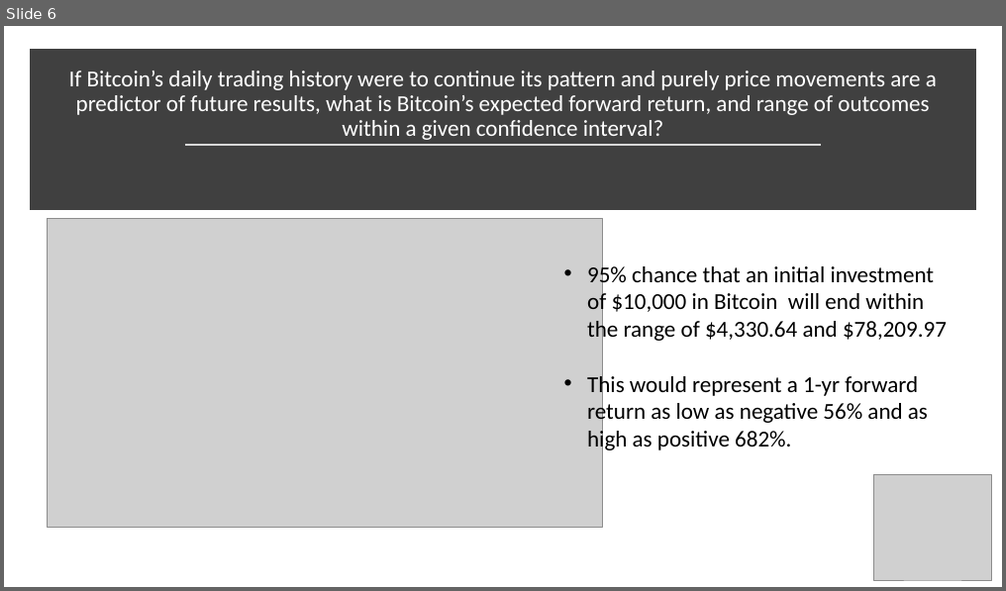
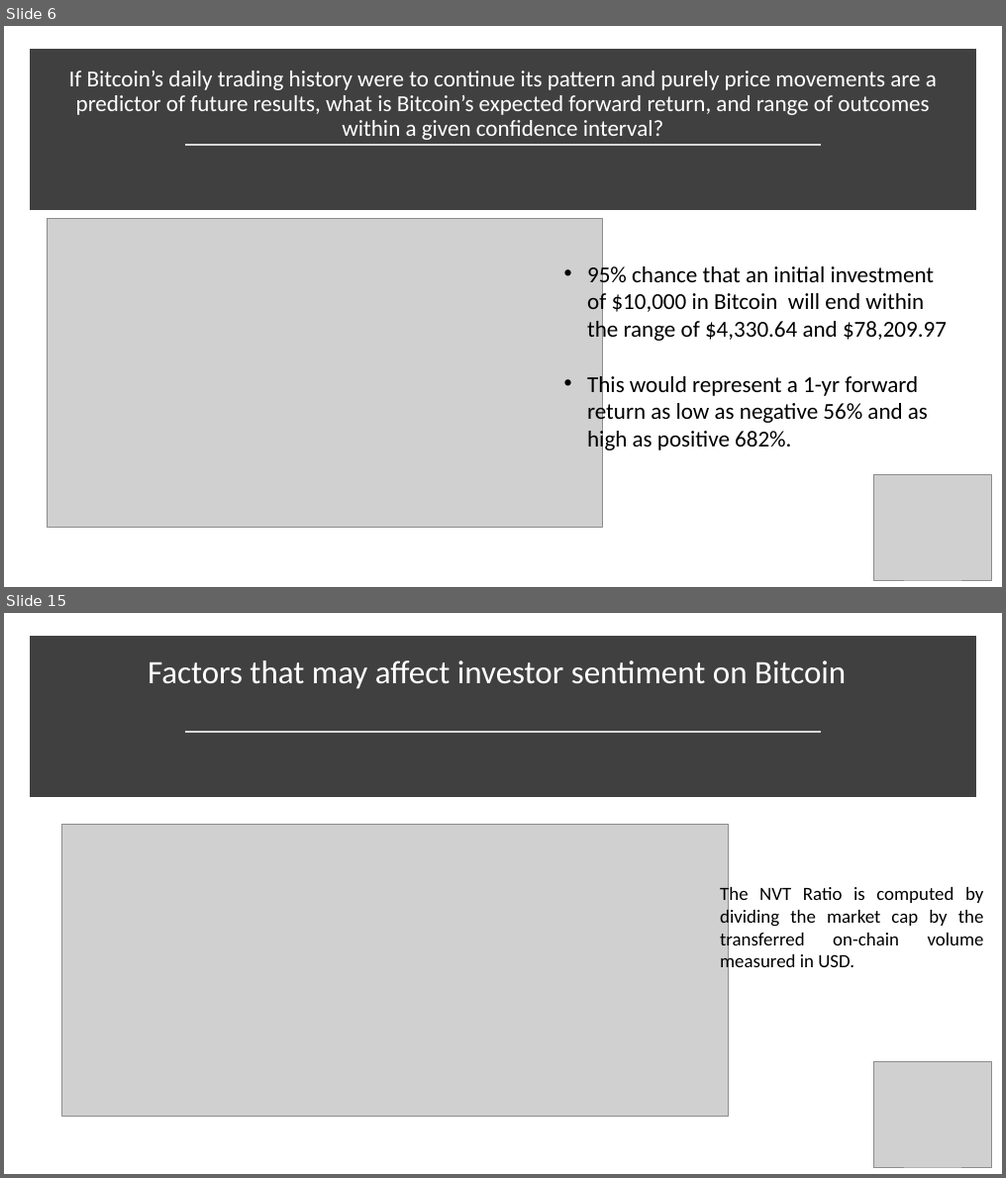
Before and after one commit to jennifermulroy/Bitcoin, a slide deck: Bitcoin_presentation.pptx. Shown one above the other, each under a label of ours: slide 6 before the commit, slides 6 and 15 after it; the slides between them are not shown. The pictures are 1006x591 and 1006x1178 pixels, drawn with LibreOffice and Linux fonts; fonts in the diff are those of the drawing; grey boxes stand for pictures. Boxes give left, top, right and bottom in pixels: in the first picture for what was removed or moved away, otherwise in the second. Text is boxed around its words. In the diff, an @@ line names an element or a change of style, - is before the commit and + after.

```diff
--- a/Bitcoin_presentation.pptx
+++ b/Bitcoin_presentation.pptx
@@ slide 15 added at (4, 613, 1002, 1174), background #FFFFFF @@
@@ rectangle added at (35, 642, 971, 792), fill #404040, outline #404040 10 pt @@
@@ title added at (148, 661, 846, 689), 31.5 pt, text #FFFFFF @@
+Factors that may affect investor sentiment on Bitcoin
@@ line added from (185, 731) to (822, 731), #D9D9D9 1.75 pt @@
@@ picture added at (62, 824, 729, 1117) @@
@@ text added at (720, 885, 984, 973), 18 pt, text #000000 @@
+The NVT Ratio is computed by dividing the market cap by the transferred on-chain volume measured in USD.
@@ picture added at (874, 1062, 991, 1167) @@
```
Also in this commit, not shown: 1 slide changed, 8 other slides added, 1 other file.
